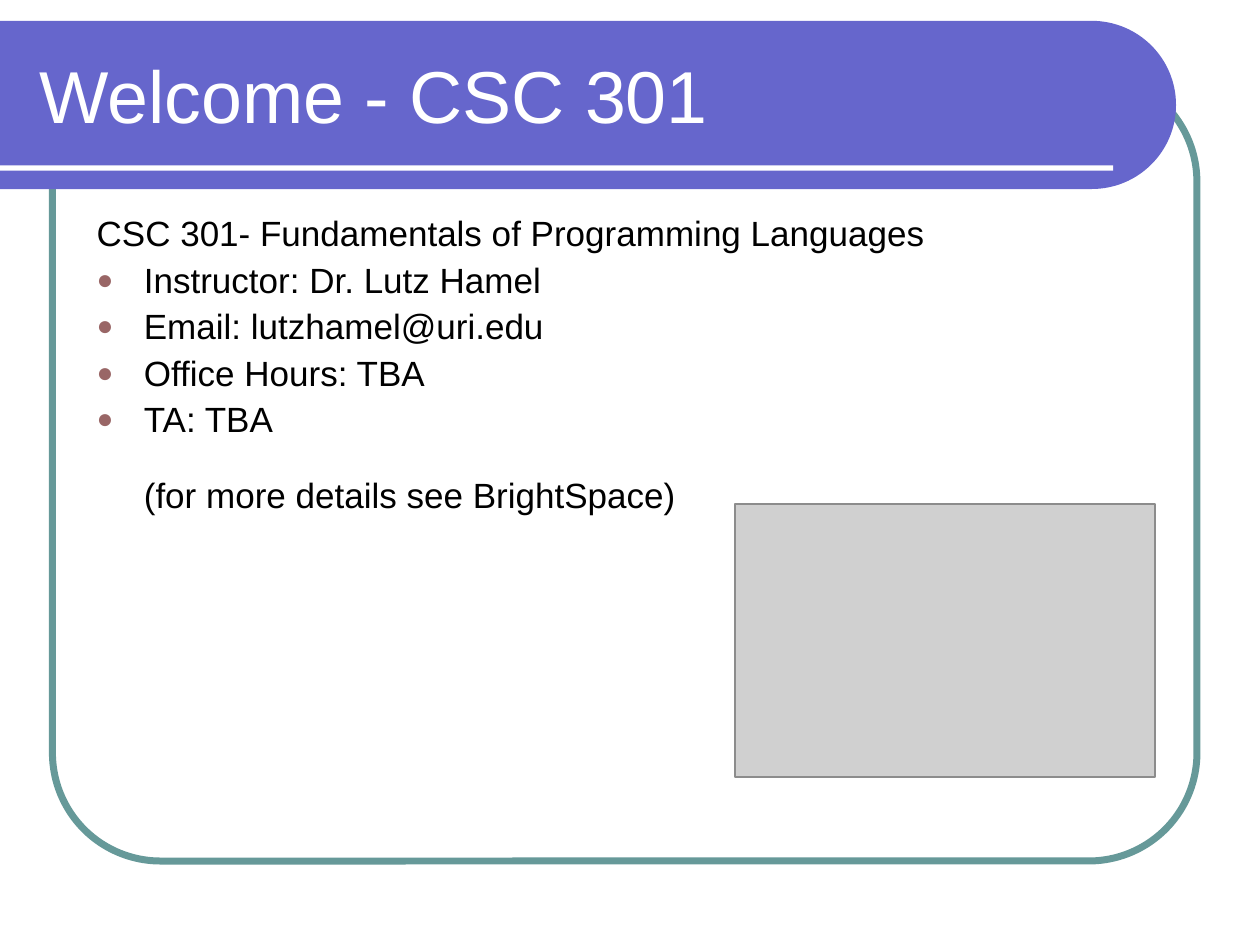
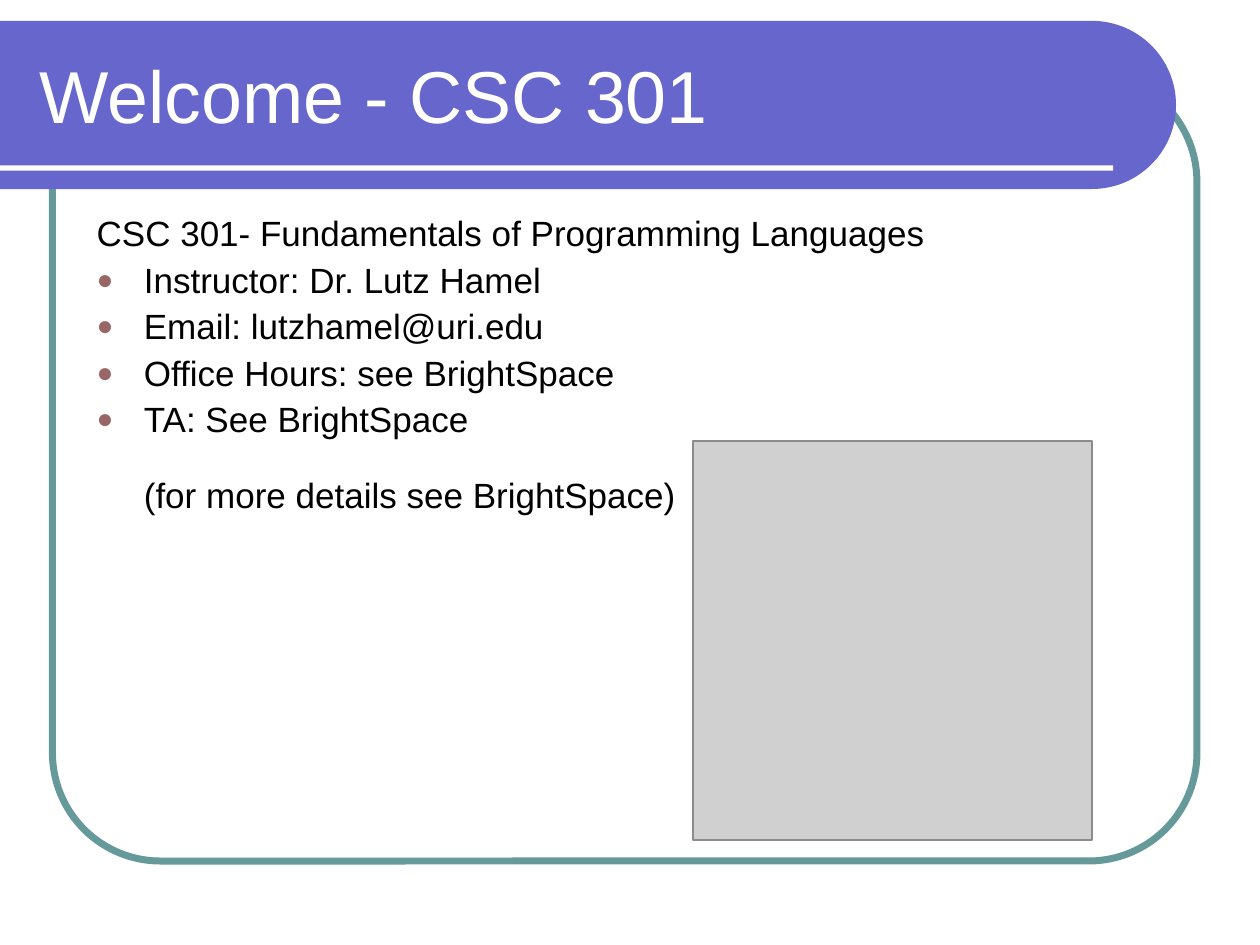
Before and after one commit to lutzhamel/CSC301, a slide deck: slide 1 of notes/csc301-ln001.ppt. Drawn at 1260x945 pixels with LibreOffice and Linux fonts; fonts in the diff are those of the drawing; grey boxes stand for pictures. Boxes give left, top, right and bottom in pixels: in the first picture for what was removed or moved away, otherwise in the second. Text is boxed around its words. In the diff, an @@ line names an element or a change of style, - is before the commit and + after.

```diff
--- a/notes/csc301-ln001.ppt
+++ b/notes/csc301-ln001.ppt
@@ text at [144, 360, 675, 515]: text changed @@
-● Office Hours: TBA
-● TA: TBA
-  (for more details see BrightSpace)
+● Office Hours: see BrightSpace
+● TA: See BrightSpace
+  (for more details see BrightSpace)
@@ picture: place and size @@
-picture at [735, 504, 1154, 777]
+picture at [693, 441, 1092, 840]
```
Also in this commit, not shown: 8 other files.
